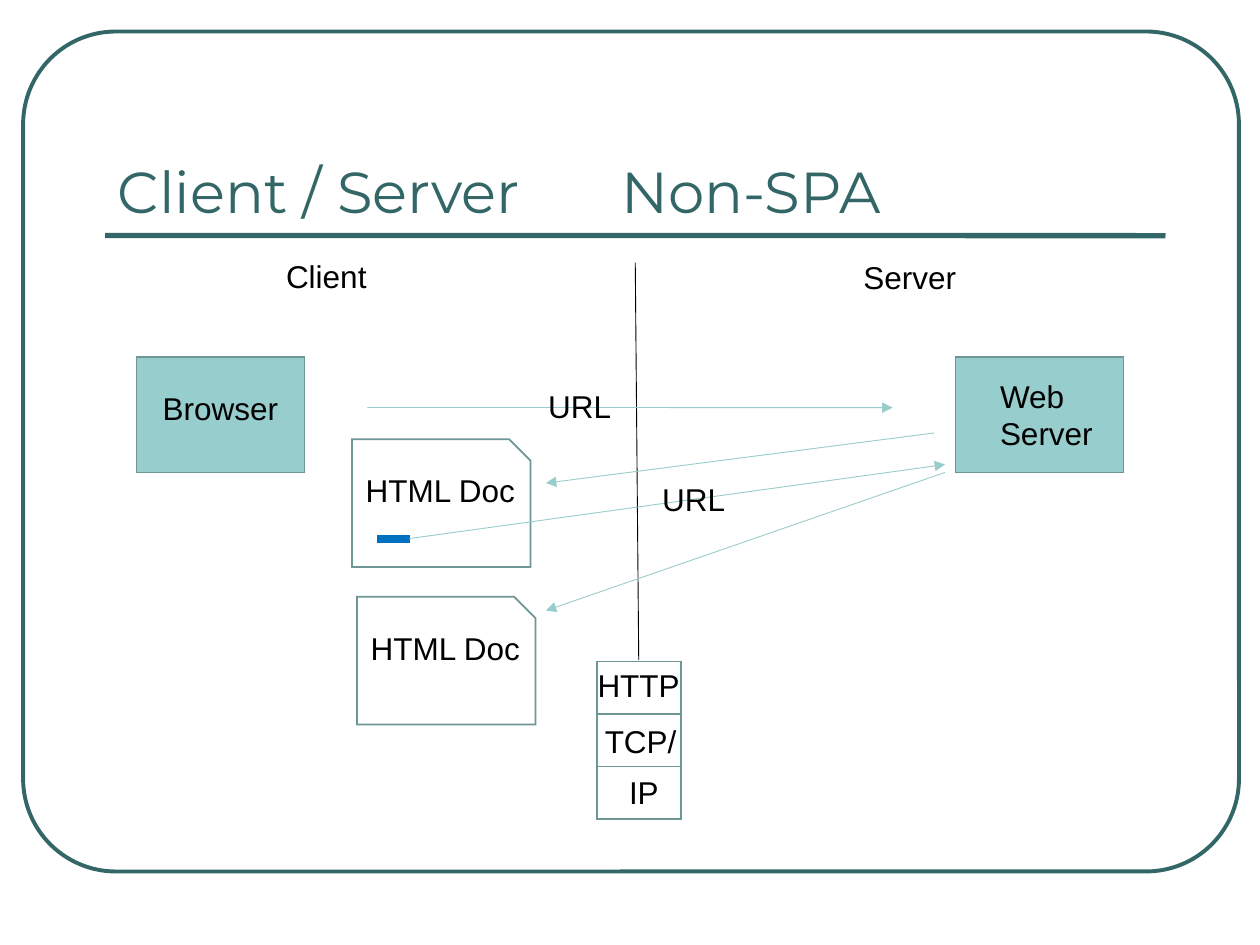
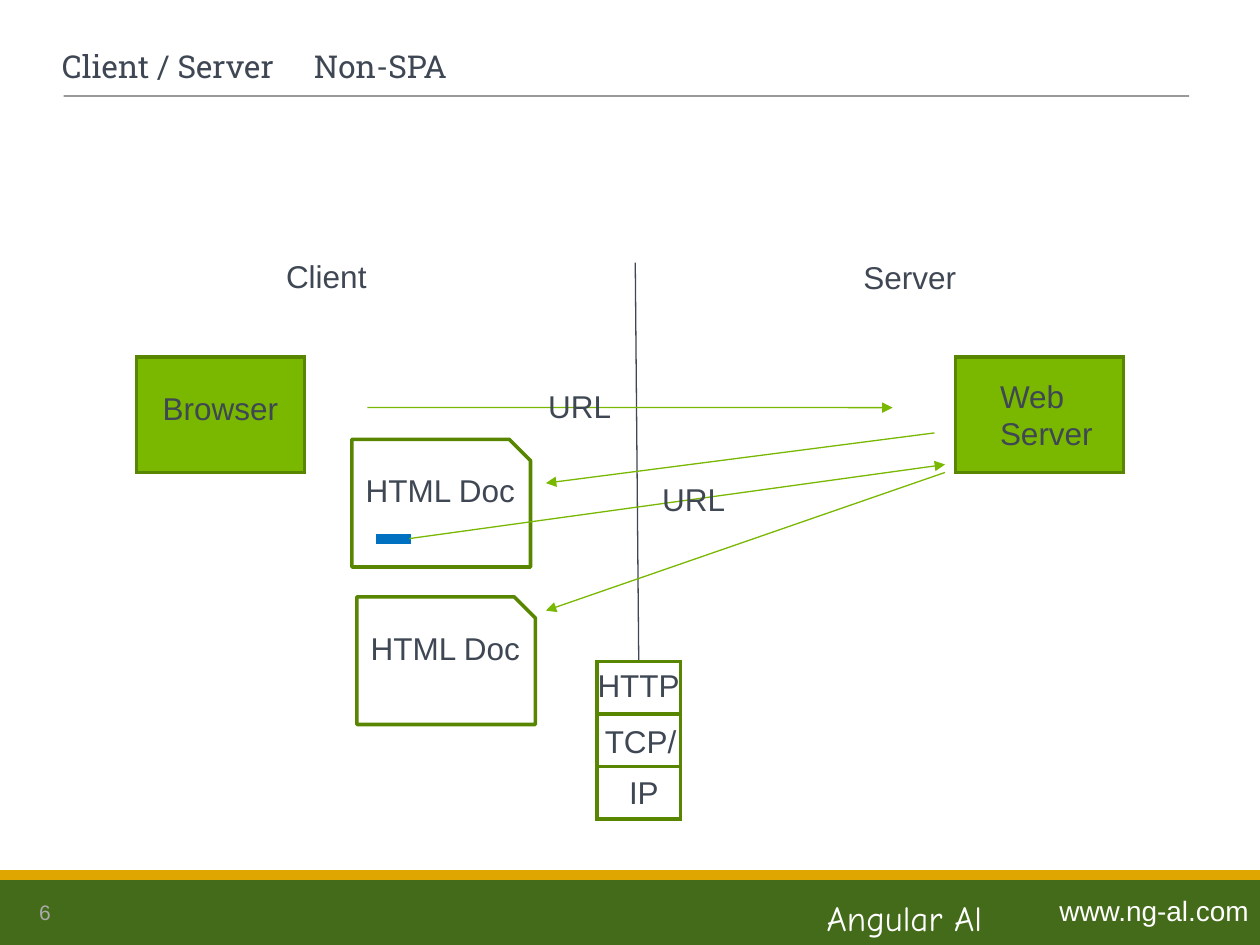
Before and after one commit to ng-al/AngularIntroApp, a slide deck: slide 6 of AngularJS Intro.ppt (slide 7 before the commit). Drawn at 1260x945 pixels with LibreOffice and Linux fonts; fonts in the diff are those of the drawing. Boxes give left, top, right and bottom in pixels: in the first picture for what was removed or moved away, otherwise in the second. Text is boxed around its words. In the diff, an @@ line names an element or a change of style, - is before the commit and + after.

```diff
--- a/AngularJS Intro.ppt
+++ b/AngularJS Intro.ppt
@@ rounded rectangle removed at (23, 32, 1239, 872) @@
@@ title "Client / Server Non-SPA": place and size @@
-title "Client / Server Non-SPA" at (118, 170, 881, 214)
+title "Client / Server Non-SPA" at (62, 54, 447, 79)
@@ title "Client / Server Non-SPA" at (62, 54, 447, 79): size 33 to 18 pt, font Montserrat to Roboto Slab, text colour #336666 to #3E4753; vertical alignment bottom to middle @@
@@ line moved from (105, 236) - (1166, 236) to (64, 96) - (1189, 96) @@
@@ line (64, 96) - (1189, 96): stroke #336666 3 pt to #626366 0.74 pt @@
@@ line (639, 660) - (635, 262): stroke #000000 0.51 pt to #3E4753 0.74 pt @@
@@ rectangle at (136, 357, 304, 472): fill #97CDCC to #7AB800; outline #6E9695 0.99 pt to #588600 2.01 pt @@
@@ rectangle at (955, 357, 1123, 472): fill #97CDCC to #7AB800; outline #6E9695 0.99 pt to #588600 2.01 pt @@
@@ arrow (368, 407) - (892, 408): stroke #97CDCC 0.51 pt to #79B800 0.74 pt @@
@@ arrow (935, 433) - (546, 483): stroke #97CDCC 0.51 pt to #79B800 0.74 pt @@
@@ arrow (410, 538) - (945, 465): stroke #97CDCC 0.51 pt to #79B800 0.74 pt @@
@@ arrow (945, 472) - (546, 611): stroke #97CDCC 0.51 pt to #79B800 0.74 pt @@
@@ text colour #000000 to #3E4753 in 11 elements at (629, 782, 659, 804), (605, 730, 677, 754), (598, 672, 680, 703), (863, 267, 956, 290), (286, 265, 366, 289), (163, 398, 278, 420), (1000, 385, 1093, 445), (548, 396, 611, 419), (366, 480, 515, 503), (371, 638, 520, 661), (662, 489, 725, 512) @@
@@ rectangle at (378, 536, 410, 542): outline #0070C0 0.99 pt to #0070C0 2.01 pt @@
@@ outline #6E9695 0.99 pt to #588600 2.01 pt in 5 elements at (597, 766, 682, 819), (597, 714, 682, 767), (597, 662, 682, 714), (352, 440, 530, 567), (357, 597, 536, 724) @@
@@ rectangle added at (0, 876, 1260, 945), fill #446B19 @@
@@ rectangle added at (0, 872, 1260, 878), fill #DFA602, outline #DFA602 2.01 pt @@
@@ page number added at (39, 905, 51, 920), 12 pt, text #AAABAC @@
+6
@@ text added at (827, 907, 982, 938), 20 pt, text #FFFFFF @@
+Angular Al
@@ text added at (1059, 900, 1248, 926), 16 pt, text #FFFFFF @@
+www.ng-al.com
```
Also in this commit, not shown: 43 other slides changed, 1 slide added, 1 slide removed.
